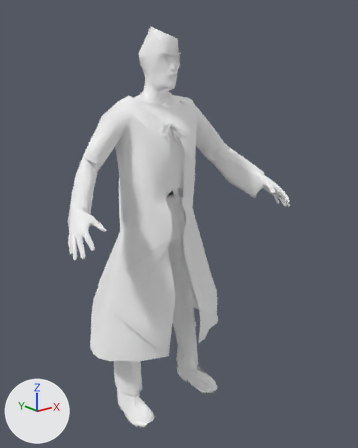
Two versions of the glTF model public/models/crew/scientist.lod1.glb, one commit apart.
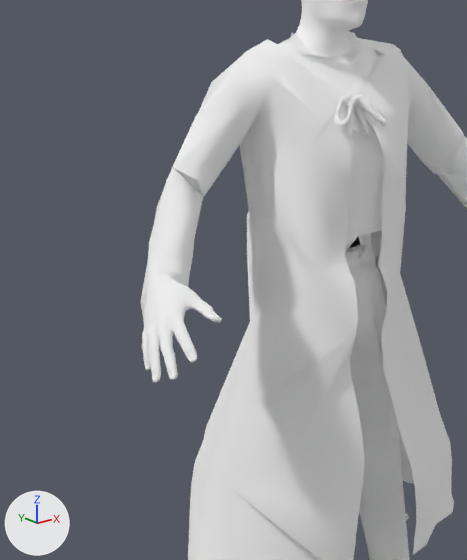
The first picture shows the older version from a 50 mm lens placed at (-1.3, -1.814, 1.573), pointed at (0.062, -0.112, 0.892). The close-ups show the older and then the newer version on the part from 0% to 63% of the width and 17% to 77% of the height of that picture. Only the edits that show in the close-ups are written down. Lighting does not change. The marker at lower left points along +X, +Y and +Z. Vertices at exactly the same position are counted once.

In view in the first close-up: 'cloth', 'skin_body', 'skin_head'.
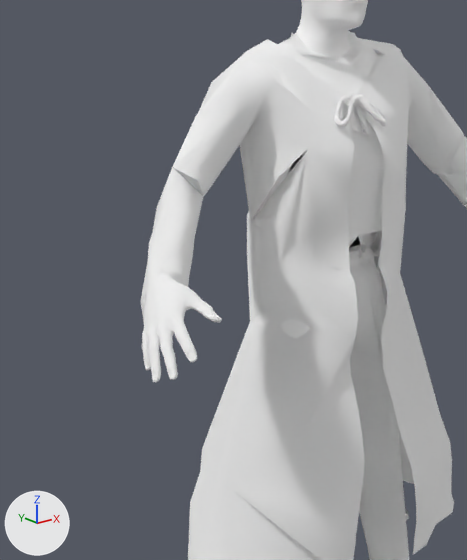
Patch to the scene script:
```diff
--- a/public/models/crew/scientist.lod1.glb.py
+++ b/public/models/crew/scientist.lod1.glb.py
@@ me_cloth @@
 # used by ob_cloth; location = (0.0, 0.0, 0.0)
-me_cloth.from_pydata(...)  # 3844 vertices, 6836 faces; spans x -0.53..0.53, y -0.25..0.23, z -0.03..1.48
+me_cloth.from_pydata(...)  # 3849 vertices, 6852 faces; spans x -0.53..0.53, y -0.25..0.23, z -0.03..1.48
+# me_cloth part 1: 25 vertices moved from x -0.03..0.01, y -0.16..0.01, z 1.03..1.35 to x -0.04..0.06, y -0.16..0.02, z 1.02..1.35; 26 vertices removed from x -0.22..0.09, y -0.16..0.06, z 0.74..1.16; 35 vertices added at x -0.16..0.13, y -0.17..0.06, z 0.95..1.29
+# me_cloth part 2: 3 vertices removed from x -0.31..-0.24, y 0.07..0.11, z 0.51..0.61
+# other edits to the shape of me_cloth do not show in these pictures
 me_cloth.materials.append(mat_cloth)
```

Location of each change, (x1, y1, x2, y2) in pixels of the close-ups (467 x 560 px; the box of a moved part takes in the faces that stretch with it):
part 1 of me_cloth, moved or reshaped
    before: (247, 95, 369, 443)
    after: (250, 95, 380, 334)
part 2 of me_cloth, deleted
    before: (190, 322, 250, 560)
